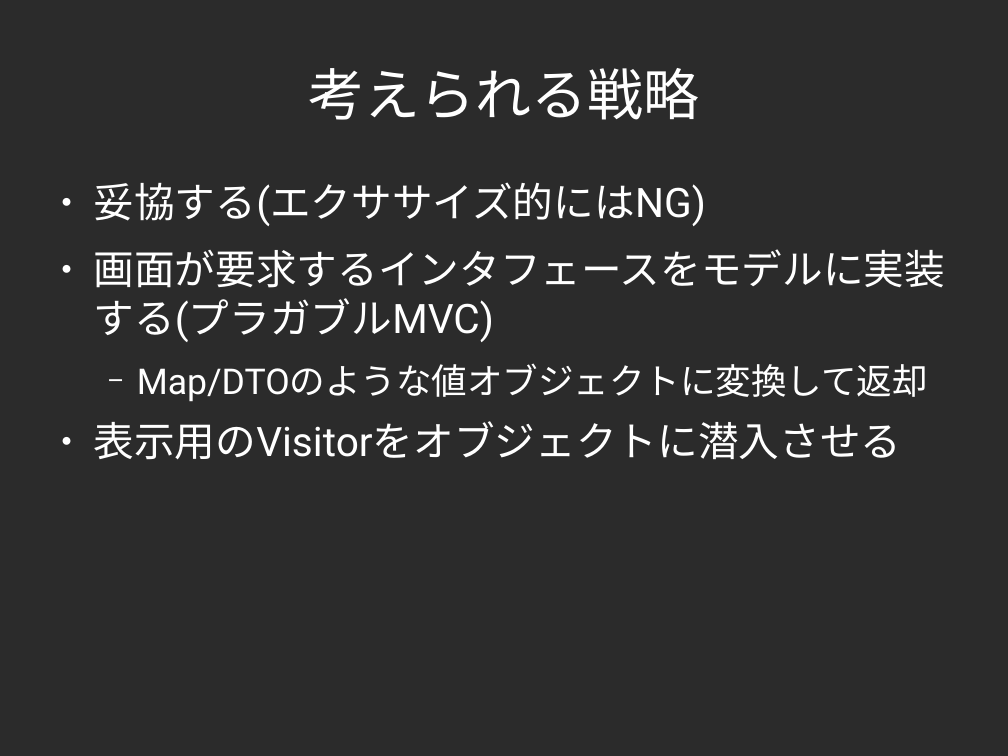
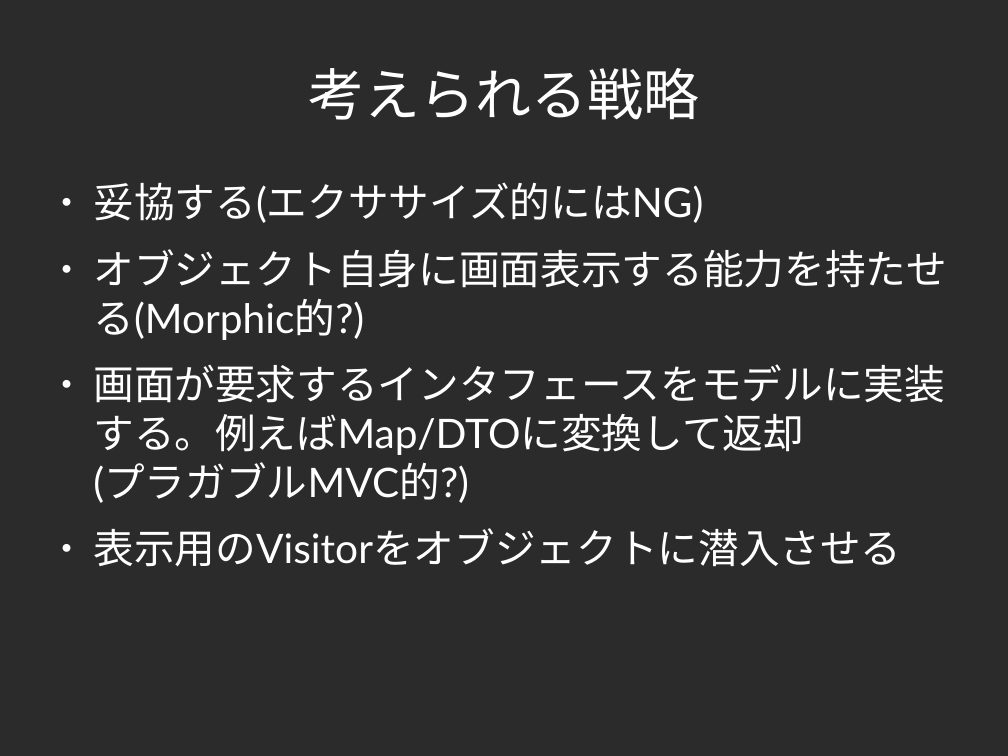
Before and after one commit to yojik/yojik-lib, a slide deck: slide 12 of 2009devsumi/oo_exercise/doc/devsum.odp (slide 10 before the commit). Drawn at 1008x756 pixels with LibreOffice and Linux fonts; fonts in the diff are those of the drawing; background and template pictures are left out; a plain dark background stands for a picture behind light text. Boxes give left, top, right and bottom in pixels: in the first picture for what was removed or moved away, otherwise in the second. Text is boxed around its words. In the diff, an @@ line names an element or a change of style, - is before the commit and + after.

```diff
--- a/2009devsumi/oo_exercise/doc/devsum.odp
+++ b/2009devsumi/oo_exercise/doc/devsum.odp
@@ text at [93,182,901,567]: font Roboto to Lato in "妥協する(エクササイズ的にはNG)", "表示用のVisitorをオブジェクトに潜入させる" @@
@@ text at [93,249,947,503]: text changed; font Roboto to Lato @@
-● 画面が要求するインタフェースをモデルに実装する(プラガブルMVC)
-  − Map/DTOのような値オブジェクトに変換して返却
+● オブジェクト自身に画面表示する能力を持たせる(Morphic的?)
+● 画面が要求するインタフェースをモデルに実装する。例えばMap/DTOに変換して返却
+  (プラガブルMVC的?)
```
Also in this commit, not shown: 18 other slides changed, 15 slides added, 2 slides removed, 1 other file.
